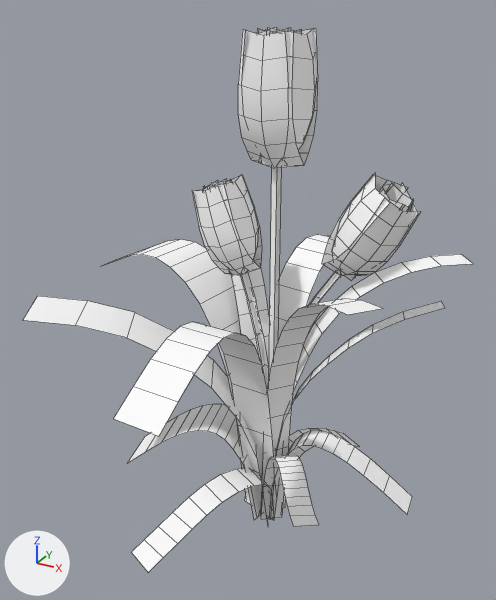
A saved change to the FBX model Major_Project_4th_Dimension/Assets/EnvironmentAssets/Props/Foliage/SM_flower_var01_LOD0.fbx.
One viewpoint serves both versions: a camera (50 mm lens) standing at (0.564, -1.105, 1.052) and looking at (-0.039, -0.008, 0.504). The lights are fixed; the arrows at lower left show +X, +Y and +Z. Mesh edges are drawn as thin lines. Where no turn or scale is listed for an object, it has been applied to the vertices.

Names of what the first picture shows: 'SM_flower_var01_LOD0'.
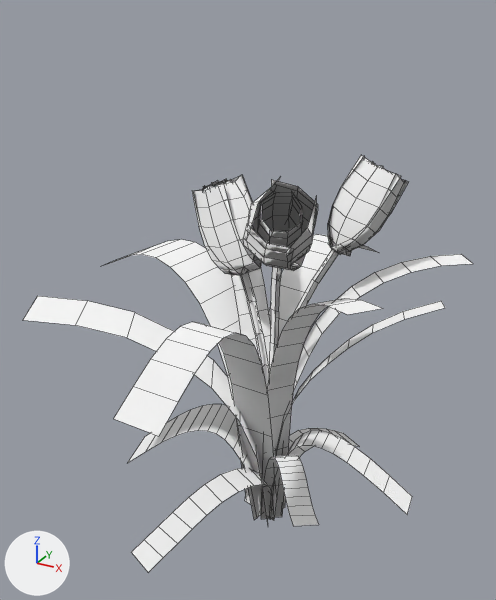
The newer file is also turned or shifted as a whole; pictures and numbers use the older file's frame.

What changed in the scene script:
```text
Change me_mesh:
    used by ob_sm_flower_var01_lod0; location = (0.0, 0.0, 0.0)
    remove me_mesh.from_pydata(...)  # 926 vertices, 485 faces; spans x -0.429..0.341, y -0.449..0.422, z -0.009..1.005
    add me_mesh.from_pydata(...)  # 954 vertices, 499 faces; spans x -0.429..0.341, y -0.449..0.422, z -0.009..0.809
    me_mesh part 1: the loose piece of 18 vertices spanning x 0.009..0.153, y 0.003..0.015, z -0.006..0.602 is turned 45 degrees about the z axis through the mesh origin
    me_mesh part 2: the loose piece of 21 vertices spanning x 0.145..0.224, y -0.017..0.035, z 0.59..0.762 is turned 45 degrees about the z axis through the mesh origin
    me_mesh part 3: the loose piece of 18 vertices spanning x 0.009..0.153, y 0.002..0.014, z -0.006..0.602 is turned 45 degrees about the z axis through the mesh origin
    me_mesh part 4: the loose piece of 21 vertices spanning x 0.141..0.262, y -0.018..0.033, z 0.59..0.741 is turned 45 degrees about the z axis through the mesh origin
    me_mesh part 5: the loose piece of 21 vertices spanning x 0.129..0.259, y -0.027..0.019, z 0.583..0.764 is turned 45 degrees about the z axis through the mesh origin
    me_mesh part 6: the loose piece of 19 vertices spanning x 0.145..0.28, y -0.008..0.065, z 0.591..0.757 is turned 45 degrees about the z axis through the mesh origin
    me_mesh part 7: the loose piece of 21 vertices spanning x 0.119..0.281, y -0.05..0.036, z 0.58..0.755 is turned 45 degrees about the z axis through the mesh origin
    me_mesh part 8: the loose piece of 21 vertices spanning x 0.128..0.262, y -0.002..0.044, z 0.583..0.762 is turned 45 degrees about the z axis through the mesh origin
    me_mesh part 9: the loose piece of 19 vertices spanning x 0.128..0.243, y -0.05..0.024, z 0.593..0.778 is turned 45 degrees about the z axis through the mesh origin
    me_mesh part 10: the loose piece of 21 vertices spanning x 0.119..0.241, y -0.019..0.067, z 0.58..0.778 is turned 45 degrees about the z axis through the mesh origin
    me_mesh part 11: 8 loose pieces with 164 vertices, spanning x -0.053..0.08, y -0.06..0.073, z 0.772..1.005, are deleted
    me_mesh part 12
    7 vertices are removed from x 0.001..0.022, y -0.003..0.016, z -0.006..0.788
    10 faces are deleted
    194 vertices are added at x 0.004..0.175, y -0.248..0.014, z -0.006..0.809
    5 new vertices lie (0.017, 0.0, 0.0) away from vertices in x 0.004, y 0.006, z -0.006..0.332
    120 new faces join them
    me_mesh part 13: the surface is now shaded smooth
```

Where the change shows, as pixel boxes (x1, y1, x2, y2) in the pictures (496 x 600 px; the box of a moved part takes in the faces that stretch with it):
'SM_flower_var01_LOD0', reshaped (23% shorter): before (23, 28, 473, 572); after (23, 155, 473, 572)
part 1 of me_mesh, moved or reshaped: before (315, 274, 340, 303); after (293, 249, 339, 314)
part 2 of me_mesh, moved or reshaped: before (379, 184, 394, 193); after (341, 166, 383, 255)
part 3 of me_mesh, moved or reshaped: before (309, 272, 341, 305); after (300, 252, 335, 308)
part 4 of me_mesh, moved or reshaped (not visible afterwards): before (334, 202, 412, 272)
part 5 of me_mesh, moved or reshaped: before (354, 187, 405, 278); after (328, 166, 401, 245)
part 6 of me_mesh, moved or reshaped: before (398, 184, 418, 245); after (370, 161, 408, 217)
part 7 of me_mesh, moved or reshaped: before (322, 198, 420, 276); after (330, 173, 406, 255)
part 8 of me_mesh, moved or reshaped: before (345, 184, 414, 281); after (331, 162, 375, 256)
part 9 of me_mesh, moved or reshaped: before (332, 174, 390, 260); after (329, 155, 401, 252)
part 10 of me_mesh, moved or reshaped: before (322, 174, 408, 263); after (328, 157, 364, 249)
part 11 of me_mesh, deleted: before (238, 28, 318, 168)
part 12 of me_mesh, built on: before (230, 168, 282, 376); after (230, 178, 318, 376)
